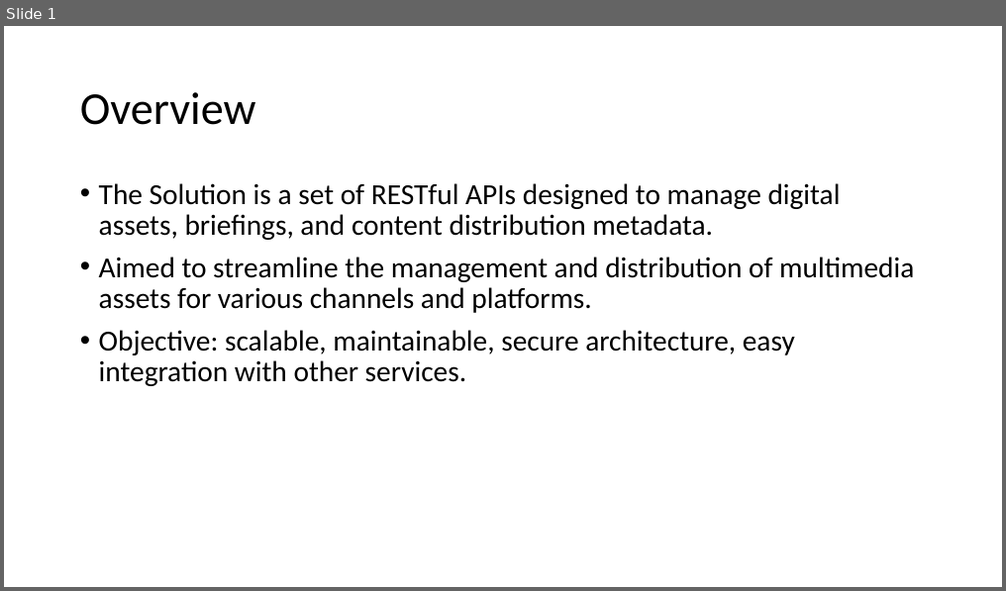
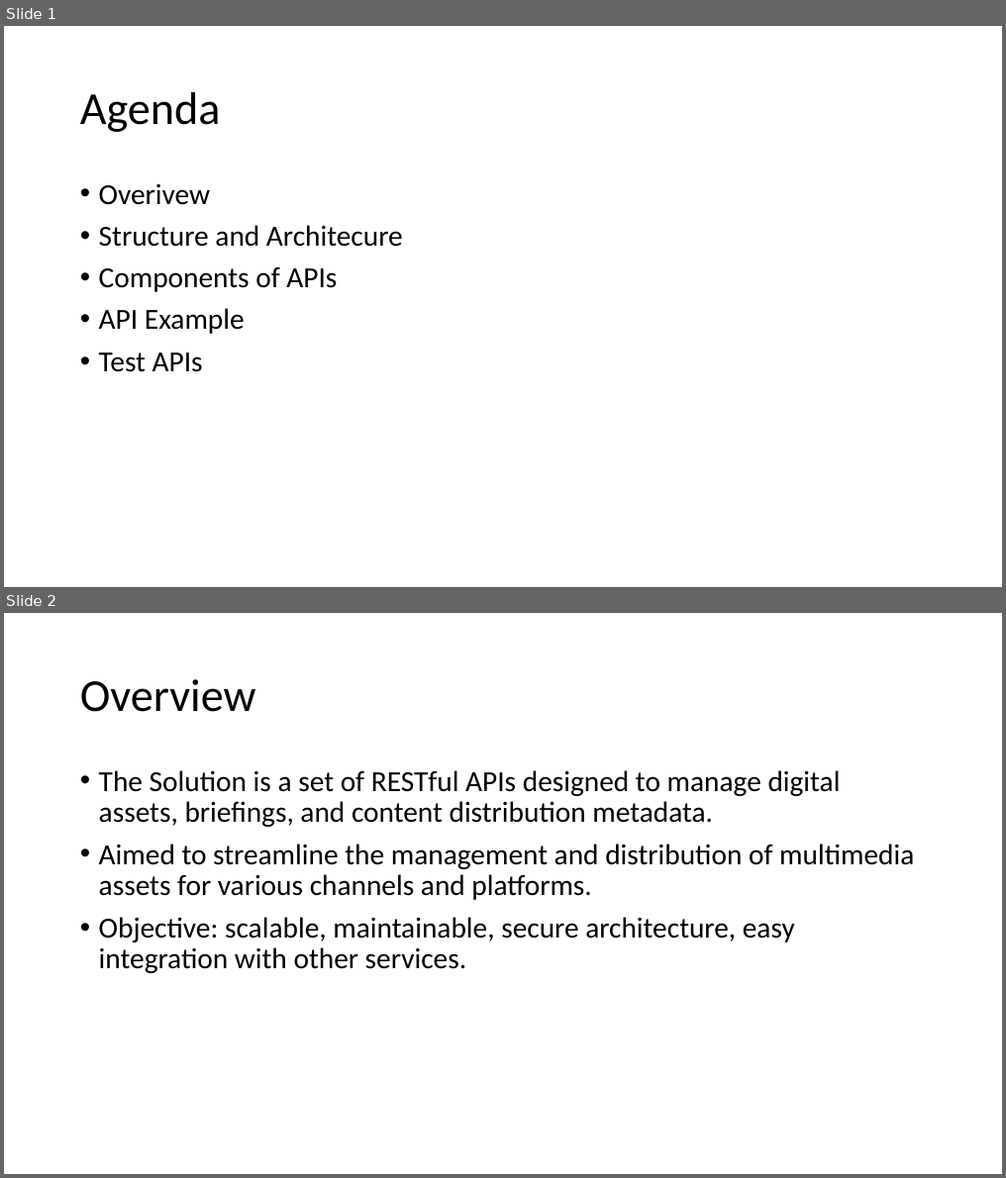
Before and after one commit to Lejuan60606/PlayGoodSolution, a slide deck: Presentation1.pptx. Shown one above the other, each under a label of ours: slide 1 before the commit, slides 1 and 2 after it. The pictures are 1006x591 and 1006x1178 pixels, drawn with LibreOffice and Linux fonts; fonts in the diff are those of the drawing. Boxes give left, top, right and bottom in pixels: in the first picture for what was removed or moved away, otherwise in the second. Text is boxed around its words. In the diff, an @@ line names an element or a change of style, - is before the commit and + after.

```diff
--- a/Presentation1.pptx
+++ b/Presentation1.pptx
@@ slide 1 added at box(4, 26, 1002, 587), background #FFFFFF @@
@@ title added at box(80, 92, 221, 132), 44 pt, text #000000 @@
+Agenda
@@ text added at box(99, 184, 403, 372), 28 pt, text #000000 @@
+• Overivew
+• Structure and Architecure
+• Components of APIs
+• API Example
+• Test APIs
@@ what was slide 1 is now slide 2 @@
```
Also in this commit, not shown: 2 slides changed, 1 other slide added, 1 slide removed, 5 other files.
